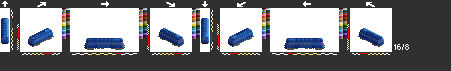
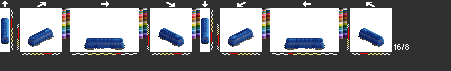
Two versions of the same layered image (451px x 71px). Layer-by-layer changes:
painted on "mp" over [41, 33, 371, 41]
